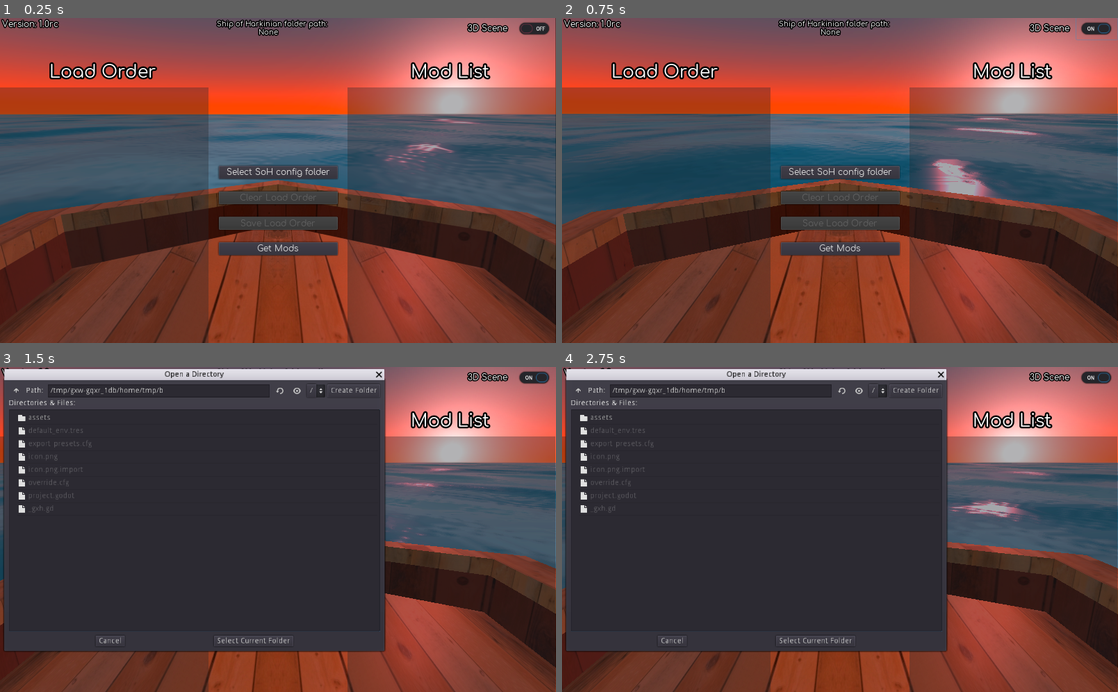
Above: before the commit, frames 1-4 (two rows, left to right).
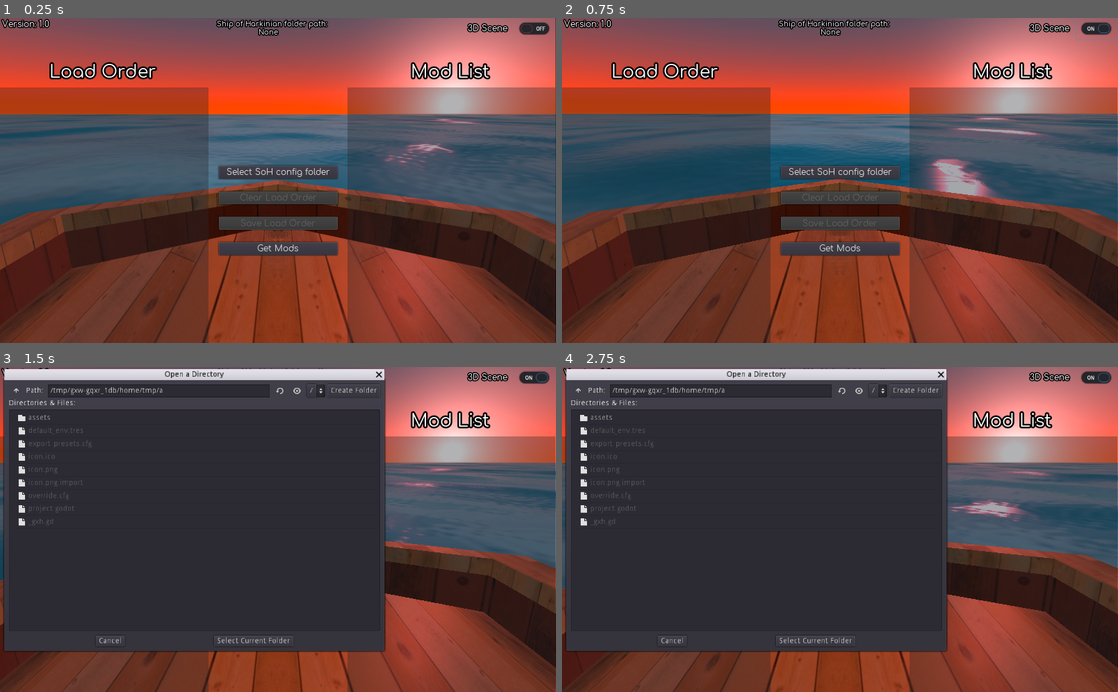
Above: after the commit, the same moments.

Repository: sitton76/Shipdeck
Game: Godot game, scene res://assets/objects/Main.tscn
The game is run twice, just before and just after one commit, with the same random seed, the same clock (stepped at 60 frames per second) and the same inputs.
Inputs (mouse positions are in pixels of both pictures, inside the frame that each line leads up to):
- Up to frame 1 (0.25 s): no input
- Up to frame 2 (0.75 s): click (1095, 27) at 0.5 s
- Up to frame 3 (1.5 s): click "Select SoH config folder" at 1.25 s
- Up to frame 4 (2.75 s): click "Get Mods" at 2 s

The runs differ from the first frame. In frame 1, less than 0.1% of the frame differs, in the area x 8-11%, y 0-4%; in frame 2, less than 0.1%; in frame 3, 0.1%, in the area x 3-30%, y 6-49%; in frame 4, 0.1%.

Commit message:
Hopefully last set of changes for 1.0 release
Added save data entry for 3D scenes state, so if you last used it with the 3D state on, when you reopen the application it will auto start the 3D scene.

Went through all of the functions and made them static typed(Just to be consistent)

Added desktop icon.

Bumped up version from 1.0rc to 1.0

Diff:
--- a/assets/objects/3D_scene_holder.gd
+++ b/assets/objects/3D_scene_holder.gd
@@ -5,7 +5,10 @@
 var current_state = states.OFF
 var current_3D_scene
 
-func _on_CheckButton_pressed():
+func button_toggle() -> void:
+	$CheckButton.pressed = true
+
+func _on_CheckButton_pressed() -> void:
 	match current_state:
 		states.OFF:
 			$ShipImage.hide()
@@ -13,8 +16,10 @@
 			self.add_child(new_instance)
 			current_3D_scene = new_instance
 			current_state = states.ON
+			get_parent().external_app_save_trigger()
 		states.ON:
 			current_state = states.OFF
 			current_3D_scene.queue_free()
 			$ShipImage.show()
 			current_state = states.OFF
+			get_parent().external_app_save_trigger()
--- a/assets/objects/Main.gd
+++ b/assets/objects/Main.gd
@@ -24,22 +24,33 @@
 	if group_name == "L-side":
 		new_instance.toggle_dir_buttons(true)
 
-func save_app_data(stored_folder):
+func save_app_data(stored_folder : String) -> void:
+	#Saves SoH config path, and state of the 3D background to file.
 	var save_game = File.new()
-	var packed_data = [stored_folder]
+	var packed_data = [stored_folder, $"3D_scene_holder".current_state]
 	save_game.open("user://shipdeckconfig.sav", save_game.WRITE)
 	save_game.store_var(packed_data, true)
 	save_game.close()
 
-func load_app_data():
+func load_app_data() -> void:
+	#Loads SoH config path, and state of the 3D background from file, then attempts to reapply that data
 	var load_game = File.new()
 	if load_game.file_exists("user://shipdeckconfig.sav"):
 		load_game.open("user://shipdeckconfig.sav", load_game.READ)
 		var packed_data = load_game.get_var(true)
-		setup_lists(packed_data[0])
+		if packed_data.size() == 2:
+			if packed_data[0].length() > 0:
+				setup_lists(packed_data[0])
+			if packed_data[1] == $"3D_scene_holder".states.ON:
+				$"3D_scene_holder"._on_CheckButton_pressed()
+				$"3D_scene_holder".button_toggle()
 		load_game.close()
 
-func handle_offset():
+func external_app_save_trigger():
+	#Called when a external node triggers a app data save.
+	save_app_data(soh_folder)
+
+func handle_offset() -> void:
 	#Handles spacing between items in lists.
 	var side_groups = ["R-side", "L-side"]
 	for group in side_groups:
@@ -49,7 +60,7 @@
 			iter_count += 1
 			nodes.get_parent().rect_min_size.y = offset_value * iter_count
 
-func swap_sides(obj_ref):
+func swap_sides(obj_ref : Node) -> void:
 	#This is called from the entry_button node via the "Pressed" signal, obj_ref is the sender of the signal
 	#This may also be called from the clear load order option to return mods to the folder list if they were pulled from it.
 	if obj_ref.is_in_group("L-side"):
@@ -67,10 +78,7 @@
 	handle_offset()
 	check_if_can_save()
 
-func assign_soh_folderpath_text(new_path_text : String):
-	$soh_path.bbcode_text = "[center]     Ship of Harknian folder path:\n " + new_path_text + "[/center]"
-
-func save_mod_list():
+func save_mod_list() -> void:
 	#Saves mod list to the .json file
 	var stored_data = {}
 	var iter_count = 1
@@ -89,8 +97,9 @@
 		file.close()
 		$msg_label.display_text("shipofharkinian.json entries added!")
 		opened_dialog = false
-
-func purge_mod_entries():
+		save_app_data(soh_folder)
+
+func purge_mod_entries() -> void:
 	#Called if Load Order is empty, will delete the "Mod-Load-Order" entry from the .json file
 	if loaded_json_file.has("Mod-Load-Order"):
 		loaded_json_file.erase("Mod-Load-Order")
@@ -102,7 +111,7 @@
 		$msg_label.display_text("shipofharkinian.json entries removed!")
 		opened_dialog = false
 
-func read_json_file():
+func read_json_file() -> void:
 	#parses existing shipofharkinian.json file if it exists.
 	var dir =  Directory.new()
 	if dir.file_exists(soh_folder + "/shipofharkinian.json") == true:
@@ -112,7 +121,7 @@
 		file.close()
 		check_if_mods_is_on_list()
 
-func check_if_mods_is_on_list():
+func check_if_mods_is_on_list() -> void:
 	#When loading the .json file, it will read through it and add mods already in the load order in the file to the
 	#Load order list in the application
 	if loaded_json_file.has("Mod-Load-Order"):
@@ -135,11 +144,11 @@
 			return true
 	return false
 
-func clear_selection(group : String):
+func clear_selection(group : String) -> void:
 	for nodes in get_tree().get_nodes_in_group(group):
 		nodes.queue_free()
 
-func check_if_can_save():
+func check_if_can_save() -> void:
 	#Prevents clearing list when empty, and saving when no soh_path is found
 	if L_window.get_child_count() != 0:
 		$Middle_window/VBoxContainer/clear_load_list.disabled = false
@@ -158,7 +167,8 @@
 			return true
 	return false
 
-func setup_lists(path):
+func setup_lists(path : String) -> void:
+	#Called either when loading a folder, or when loading from stored folder path when loaded.
 	var dir = Directory.new()
 	if find_soh_config(path) == true:
 		soh_folder = path
@@ -166,7 +176,7 @@
 		clear_selection("L-side")
 		yield(get_tree().create_timer(0.5), "timeout")
 		read_json_file()
-		assign_soh_folderpath_text(soh_folder)
+		$soh_path.bbcode_text = "[center]     Ship of Harknian folder path:\n " + soh_folder + "[/center]"
 		if dir.open(soh_folder + "/mods") == OK:
 			dir.list_dir_begin()
 			var file_name = dir.get_next()
@@ -182,18 +192,18 @@
 	else:
 		$msg_label.display_text("Folder selected does not contain shipofharknian.json file.")
 
-func on_soh_folder_select(opened_path):
+func on_soh_folder_select(opened_path : String) -> void:
 	#Opens dialog to select folder containing shipofharkinian.json file.
 	dia_ref.queue_free()
 	opened_dialog = false
 	setup_lists(opened_path)
 
-func on_dialog_close():
+func on_dialog_close() -> void:
 	#In the event the player closes a dialog box, frees it then allows the player to spawn more.
 	dia_ref.queue_free()
 	opened_dialog = false
 
-func _on_save_list_pressed():
+func _on_save_list_pressed() -> void:
 	#Button to start either Adding/editing entries for mod load order, or removing it.
 	if soh_folder != "":
 		if L_window.get_child_count() != 0:
@@ -203,12 +213,12 @@
 	else:
 		$msg_label.display_text("Please select a SoH folder first.")
 
-func _on_clear_load_list_pressed():
+func _on_clear_load_list_pressed() -> void:
 	#Empties Load order list and repopulatates the Mods list
 	for nodes in get_tree().get_nodes_in_group("L-side"):
 		swap_sides(nodes)
 
-func _on_soh_folder_pressed():
+func _on_soh_folder_pressed() -> void:
 	#File dialog for selecting SoH config path
 	if opened_dialog == false:
 		opened_dialog = true
@@ -221,6 +231,7 @@
 		dia_ref = dialog
 		dialog.popup(Rect2(0, 0, 700, 500))
 
-func _on_Get_Mods_pressed():
+func _on_Get_Mods_pressed() -> void:
+	#Opens the Gamebanana page on the users default web browser.
 	# warning-ignore:return_value_discarded
 	OS.shell_open("https://gamebanana.com/games/16121")
--- a/assets/objects/Main.tscn
+++ b/assets/objects/Main.tscn
@@ -181,7 +181,7 @@
 margin_right = 97.0
 margin_bottom = 22.0
 custom_fonts/font = SubResource( 4 )
-text = "Version: 1.0rc"
+text = "Version: 1.0"
 
 [node name="soh_path" type="RichTextLabel" parent="."]
 margin_left = 128.0
--- a/assets/objects/entry_button.gd
+++ b/assets/objects/entry_button.gd
@@ -2,28 +2,28 @@
 
 var mod_file_path = ""
 
-func set_text(sent_text : String):
+func set_text(sent_text : String) -> void:
 	$move_side_button.text = sent_text
 
 func get_text() -> String:
 	return $move_side_button.text
 
-func toggle_dir_buttons(state : bool):
+func toggle_dir_buttons(state : bool) -> void:
 	#toggles visibility of the up and down buttons, intended to only be used on the Load Order list
 	$Up_button.visible = state
 	$Down_button.visible = state
 
-func _on_move_side_button_pressed():
+func _on_move_side_button_pressed() -> void:
 	#When clicked, it will tell the main scene to move this object to the other side.
 	get_tree().current_scene.swap_sides(self)
 
-func _on_Up_button_pressed():
+func _on_Up_button_pressed() -> void:
 	#Moves item up one level on the Load Order List if it is not the top
 	if get_index() != 0:
 		get_parent().move_child(self, get_index() - 1)
 		get_tree().current_scene.handle_offset()
 
-func _on_Down_button_pressed():
+func _on_Down_button_pressed() -> void:
 	#Move item down one level on the Load Order List
 	get_parent().move_child(self, get_index() + 1)
 	get_tree().current_scene.handle_offset()
--- a/assets/objects/mats/water_preshader.tres
+++ b/assets/objects/mats/water_preshader.tres
@@ -14,4 +14,3 @@
 normal_enabled = true
 normal_scale = 2.9
 normal_texture = SubResource( 7 )
-uv1_offset = Vector3( -0.508795, 0, 0 )
--- a/project.godot
+++ b/project.godot
@@ -14,6 +14,8 @@
 config/description="A tool for writing .json files containing paths for .otr files."
 run/main_scene="res://assets/objects/Main.tscn"
 config/icon="res://icon.png"
+config/macos_native_icon="res://icon.icns"
+config/windows_native_icon="res://icon.ico"
 
 [display]
 
Binary file added: icon.ico
Binary file changed: icon.png
Not shown, added: icon.icns
